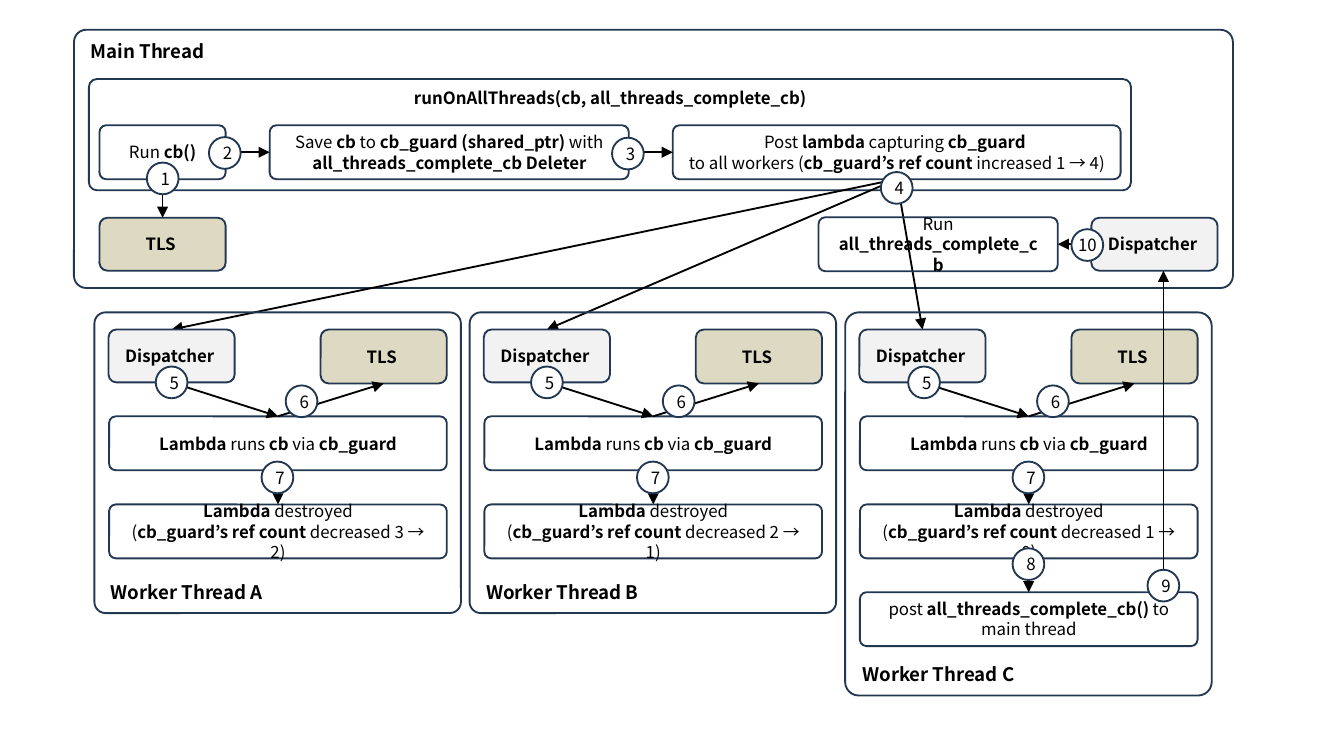
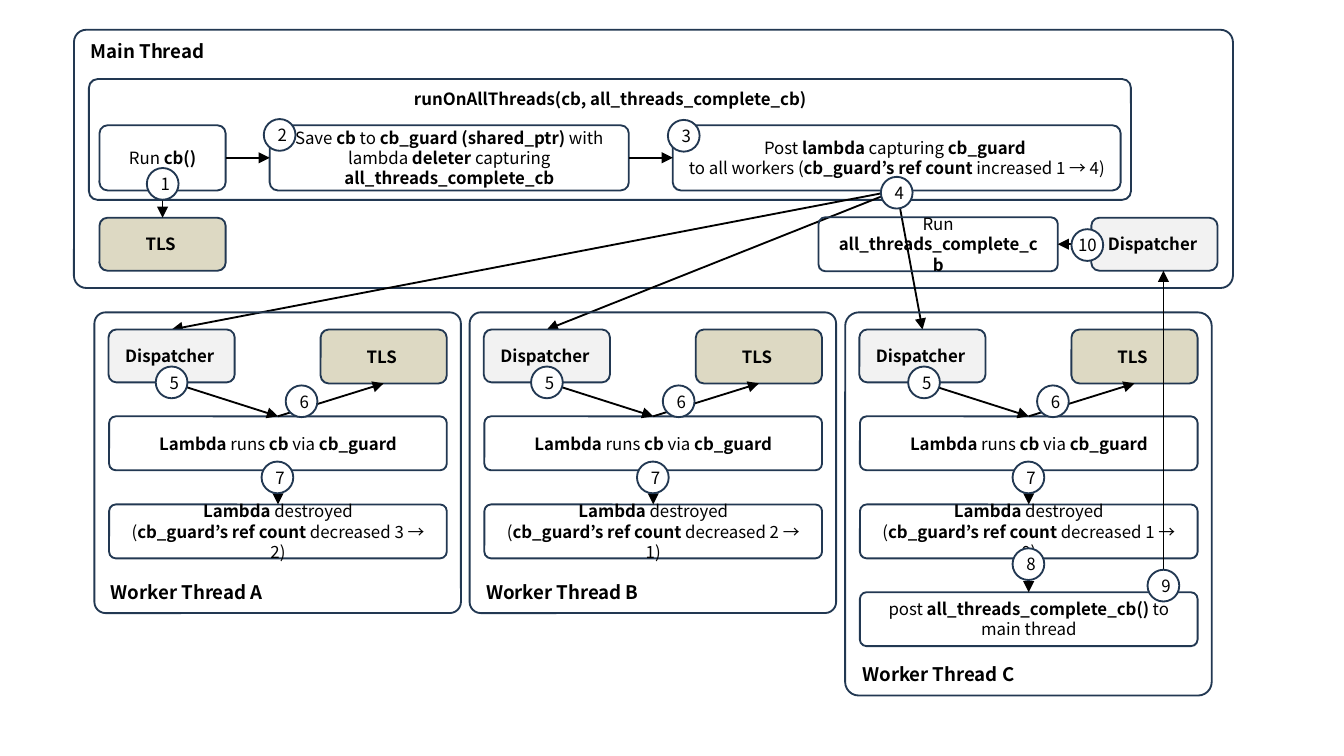
Before and after one commit to ssup2/blog-software, a slide deck: slide 8 of content/docs/theory-analysis/envoy-architecture/images/images.pptx (slide 3 before the commit). Drawn at 1344x756 pixels with LibreOffice and Linux fonts; fonts in the diff are those of the drawing. Boxes give left, top, right and bottom in pixels: in the first picture for what was removed or moved away, otherwise in the second. Text is boxed around its words. In the diff, an @@ line names an element or a change of style, - is before the commit and + after.

```diff
--- a/content/docs/theory-analysis/envoy-architecture/images/images.pptx
+++ b/content/docs/theory-analysis/envoy-architecture/images/images.pptx
@@ rounded rectangle "runOnAllThreads(cb, all_threads_complete_cb)": place and size @@
-rounded rectangle "runOnAllThreads(cb, all_threads_complete_cb)" at [89, 79, 1130, 191]
+rounded rectangle "runOnAllThreads(cb, all_threads_complete_cb)" at [89, 79, 1130, 200]
@@ rounded rectangle "Run cb()": place and size @@
-rounded rectangle "Run cb()" at [99, 125, 226, 179]
+rounded rectangle "Run cb()" at [99, 125, 226, 190]
@@ ellipse "2": place and size @@
-ellipse "2" at [208, 137, 241, 169]
+ellipse "2" at [263, 120, 296, 152]
@@ rounded rectangle "Save cb to cb_guard (shared_ptr) ...": place and size @@
-rounded rectangle "Save cb to cb_guard (shared_ptr) ..." at [270, 125, 629, 179]
+rounded rectangle "Save cb to cb_guard (shared_ptr) ..." at [270, 125, 629, 190]
@@ text in rounded rectangle at [295, 129, 604, 188]: text changed @@
-Save cb to cb_guard (shared_ptr) with all_threads_complete_cb Deleter
+Save cb to cb_guard (shared_ptr) with lambda deleter capturing all_threads_complete_cb
@@ ellipse "3": place and size @@
-ellipse "3" at [612, 137, 644, 169]
+ellipse "3" at [668, 120, 700, 152]
@@ rounded rectangle "Post lambda capturing cb_guard to ...": place and size @@
-rounded rectangle "Post lambda capturing cb_guard to ..." at [673, 125, 1121, 179]
+rounded rectangle "Post lambda capturing cb_guard to ..." at [673, 125, 1121, 190]
@@ 2 ellipses, 2 arrows: place and size @@
-2 ellipses, 2 arrows at [146, 152, 913, 204]
+2 ellipses, 2 arrows at [146, 157, 913, 210]
@@ arrow moved from (163, 179) - (163, 218) to (163, 191) - (163, 218) @@
@@ arrow moved from (896, 179) - (172, 329) to (896, 191) - (172, 329) @@
@@ arrow moved from (896, 179) - (547, 329) to (896, 191) - (547, 329) @@
@@ arrow moved from (896, 179) - (922, 329) to (896, 191) - (922, 329) @@
```
Also in this commit, not shown: 2 slides added, 2 other files.
